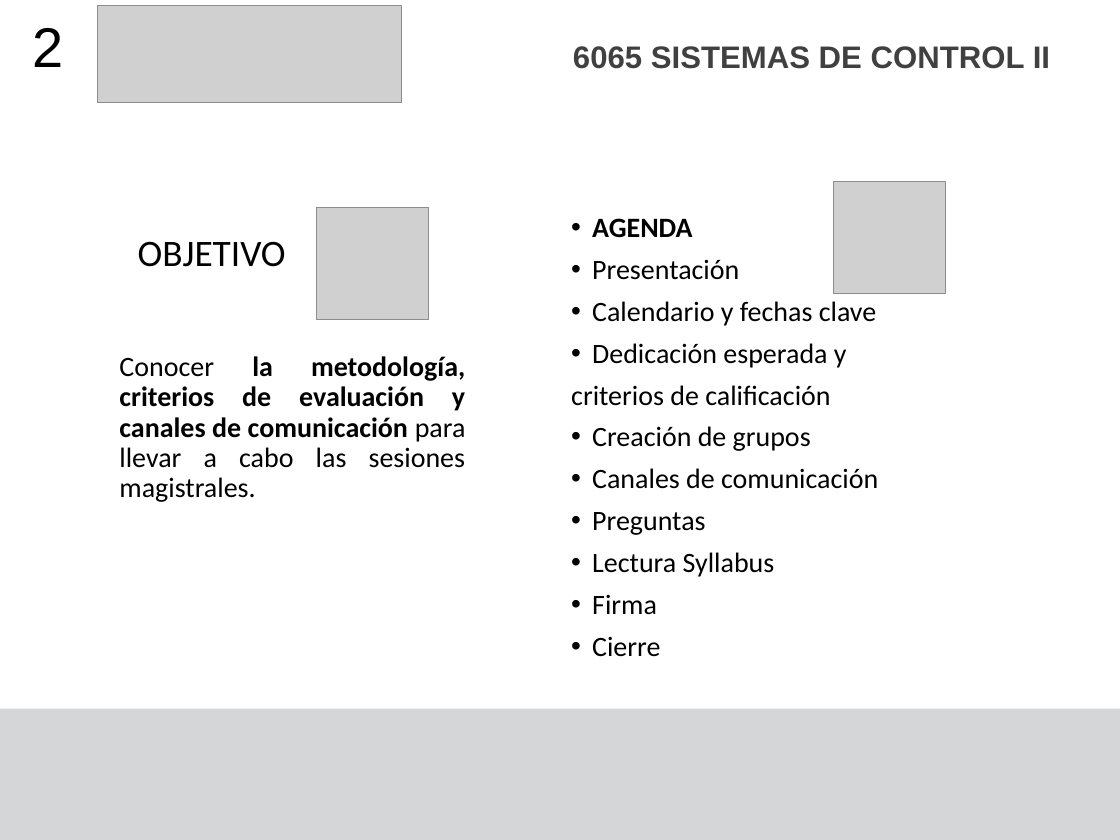
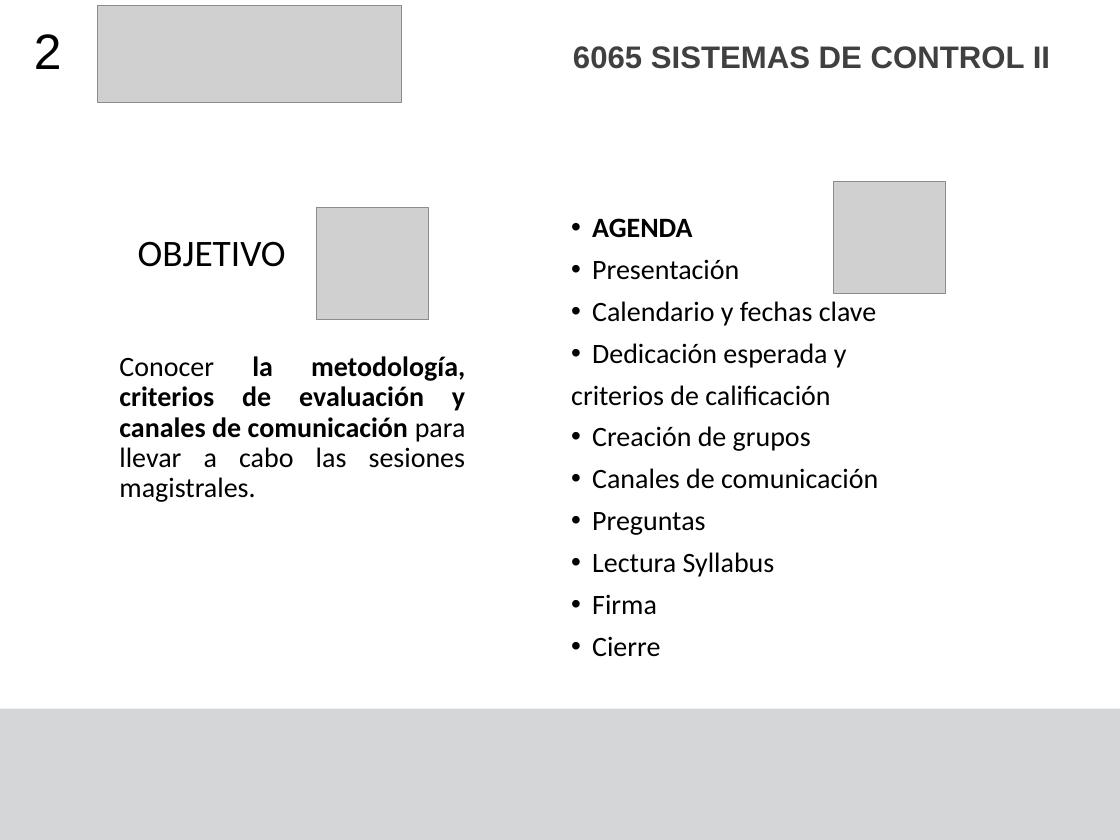
Before and after one commit to F4bian1012/Sistemas-de-Control-II---Ingenier-a-Mecatr-nica, a slide deck: slide 2 of Sesión_0/Introducción.pptx. Drawn at 1120x840 pixels with LibreOffice and Linux fonts; fonts in the diff are those of the drawing; grey boxes stand for pictures. Boxes give left, top, right and bottom in pixels: in the first picture for what was removed or moved away, otherwise in the second. Text is boxed around its words. In the diff, an @@ line names an element or a change of style, - is before the commit and + after.

```diff
--- a/Sesión_0/Introducción.pptx
+++ b/Sesión_0/Introducción.pptx
@@ text "2" at (34, 34, 62, 69): size 36 to 32 pt @@
```
Also in this commit, not shown: 2 other slides changed, 1 other file.
